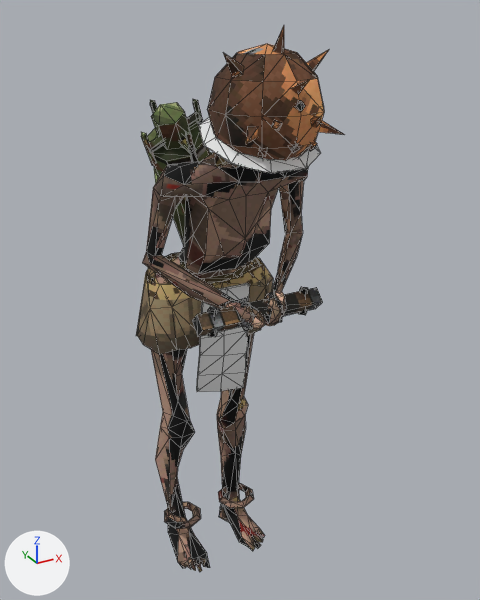
The glTF model client/assets/units/ecclesiastic-prisoner.glb: old version first, new version second.
One viewpoint serves both versions: a camera (50 mm lens) standing at (-0.563, -1.194, 1.222) and looking at (0.033, -0.111, 0.681). Arrows for +X, +Y and +Z are at lower left; the lights stay in place. The picture after the commit comes second. Mesh edges are drawn as thin lines. Vertices at exactly the same position are counted once.

Objects in the first picture: 'Accent', 'Back', 'Body', 'Chest', 'Helmet', 'Hip', 'Weapon'.
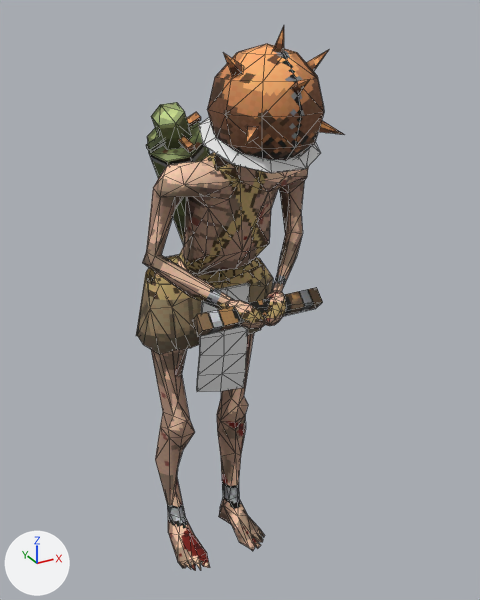
What differs and where, as boxes [x1, y1, x2, y2] in the pictures (480 x 600 px; the box of a moved part takes in the faces that stretch with it):
'Body', reshaped
    before: [142, 152, 308, 572]
    after: [142, 152, 308, 571]
'Back', reshaped (10% narrower)
    before: [141, 99, 212, 245]
    after: [146, 102, 210, 245]
'Chest', deleted
    before: [148, 252, 259, 284]
part 1 of me_body, deleted (brown)
    before: [218, 483, 254, 508]
part 2 of me_body, deleted
    before: [164, 502, 201, 529]
part 3 of me_body, moved or reshaped
    both: [146, 154, 307, 362]
part 4 of me_body, moved or reshaped
    before: [195, 397, 264, 572]
    after: [195, 397, 255, 570]
part 5 of me_body, surface changed
    both: [142, 152, 308, 571]
part 6 of me_helmet, deleted
    before: [258, 100, 321, 157]
part 7 of me_helmet, surface changed
    both: [207, 26, 339, 161]
part 8 of me_weapon, deleted
    before: [240, 298, 253, 331]
part 9 of me_weapon, deleted
    before: [266, 292, 282, 323]
part 10 of me_weapon, deleted
    before: [208, 307, 217, 337]
part 11 of me_weapon, deleted
    before: [299, 287, 308, 315]
part 12 of me_weapon, surface changed
    both: [192, 287, 323, 337]
part 13 of me_back, deleted
    before: [141, 132, 156, 165]
part 14 of me_back, deleted
    before: [150, 100, 157, 113]
part 15 of me_back, deleted
    before: [185, 132, 198, 162]
part 16 of me_back, deleted
    before: [193, 99, 203, 124]
part 17 of me_back, surface changed
    both: [147, 102, 210, 245]

What the commit changed:
me_body is used by ob_body; location (0.0, 0.0, 0.0).
me_body had 526 vertices, 999 faces and spanned x -0.167..0.165, y -0.276..0.066, z 0.0..1.013.
me_body now has 435 vertices, 820 faces and spans x -0.167..0.165, y -0.276..0.066, z 0.0..1.013.
me_body part 1: the loose piece of 32 vertices spanning x 0.026..0.12, y -0.062..0.032, z 0.088..0.108 is deleted.
me_body part 2: the loose piece of 31 vertices spanning x -0.12..-0.026, y -0.062..0.032, z 0.088..0.108 is deleted.
me_body part 3: 2 vertices moved from x -0.067..0.005, y -0.105..-0.095, z 0.93..0.958 to x -0.057..0.015, y -0.101..-0.09, z 0.923..0.949; 30 vertices removed from x -0.15..0.15, y -0.2..0.036, z 0.592..0.985; 14 vertices added at x -0.149..0.146, y -0.201..0.036, z 0.659..0.984.
me_body part 4: 24 vertices removed from x -0.085..0.109, y -0.127..0.047, z 0.002..0.379; 12 vertices added at x -0.08..0.111, y -0.126..0.047, z 0.007..0.382.
me_body part 5: 655 kept faces spanning x -0.167..0.165, y -0.276..0.066, z 0.0..1.013 get new texture (UV) coordinates.
me_helmet is used by ob_helmet; location (0.0, 0.0, 0.0).
me_helmet had 130 vertices, 208 faces and spanned x -0.094..0.094, y -0.377..-0.158, z 0.98..1.2.
me_helmet now has 82 vertices, 136 faces and spans x -0.094..0.094, y -0.377..-0.158, z 0.98..1.2.
me_helmet part 6: 6 loose pieces with 48 vertices, spanning x -0.053..0.053, y -0.356..-0.313, z 1.016..1.099, are deleted.
me_helmet part 7: 136 kept faces spanning x -0.094..0.094, y -0.377..-0.158, z 0.98..1.2 get new texture (UV) coordinates.
me_weapon is used by ob_weapon; location (0.0, 0.0, 0.0).
me_weapon had 60 vertices, 108 faces and spanned x -0.125..0.125, y -0.272..-0.215, z 0.683..0.75.
me_weapon now has 8 vertices, 12 faces and spans x -0.125..0.125, y -0.266..-0.222, z 0.694..0.739.
me_weapon part 8: the loose piece of 18 vertices spanning x -0.037..-0.023, y -0.272..-0.215, z 0.683..0.75 is deleted.
me_weapon part 9: the loose piece of 18 vertices spanning x 0.023..0.037, y -0.272..-0.215, z 0.683..0.75 is deleted.
me_weapon part 10: the loose piece of 8 vertices spanning x -0.104..-0.087, y -0.252..-0.235, z 0.691..0.742 is deleted.
me_weapon part 11: the loose piece of 8 vertices spanning x 0.087..0.104, y -0.252..-0.235, z 0.691..0.742 is deleted.
me_weapon part 12: 12 kept faces spanning x -0.125..0.125, y -0.266..-0.222, z 0.694..0.739 get new texture (UV) coordinates.
me_back is used by ob_back; location (0.0, 0.0, 0.0).
me_back had 118 vertices, 200 faces and spanned x -0.155..0.099, y -0.152..0.112, z 0.704..1.077.
me_back now has 70 vertices, 120 faces and spans x -0.14..0.099, y -0.135..0.112, z 0.704..1.072.
me_back part 13: the loose piece of 6 vertices spanning x -0.155..-0.116, y -0.102..-0.062, z 0.962..1.028 is deleted.
me_back part 14: the loose piece of 6 vertices spanning x -0.116..-0.077, y -0.052..-0.012, z 1.008..1.073 is deleted.
me_back part 15: the loose piece of 6 vertices spanning x -0.095..-0.056, y -0.152..-0.111, z 0.966..1.031 is deleted.
me_back part 16: the loose piece of 6 vertices spanning x -0.056..-0.017, y -0.102..-0.062, z 1.012..1.077 is deleted.
me_back part 17: 120 kept faces spanning x -0.14..0.099, y -0.135..0.112, z 0.704..1.072 get new texture (UV) coordinates.
Other edits to the shape of me_back do not show in these pictures.
Object 'Chest' (ob_chest) is deleted.
